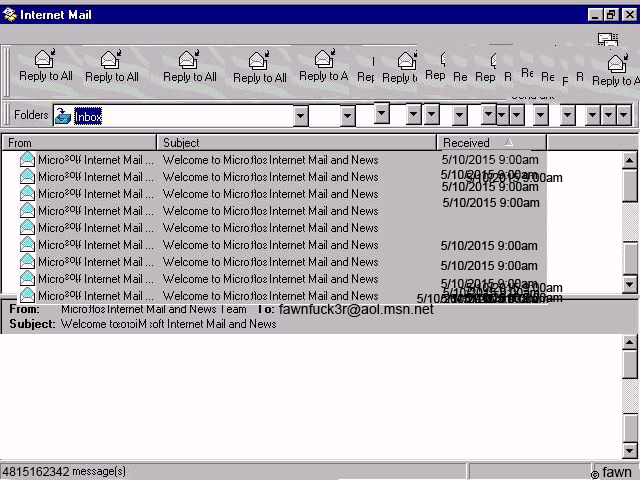
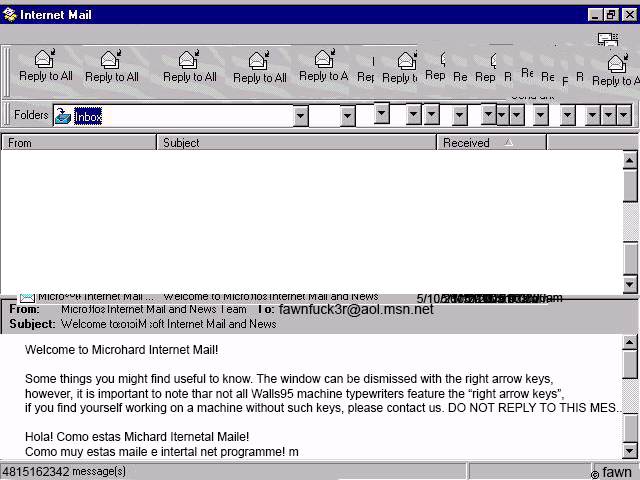
The second 640px x 480px image is a revision of the first. Changes to its layers:
added layer "Welcome to Microhard Internet Mail! Some things you might find" above "fawn" over (x1=25, y1=345, x2=622, y2=458)
painted on "fawn" over (x1=1, y1=150, x2=623, y2=294)
